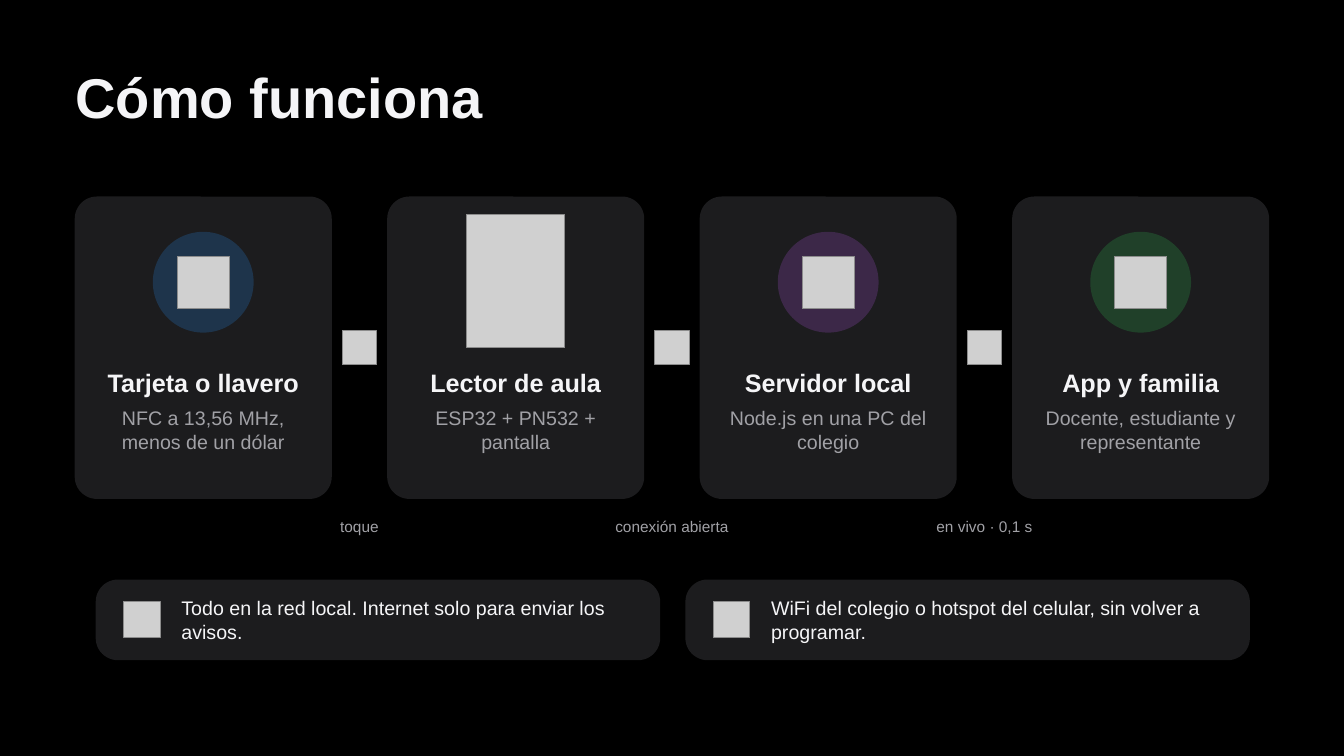
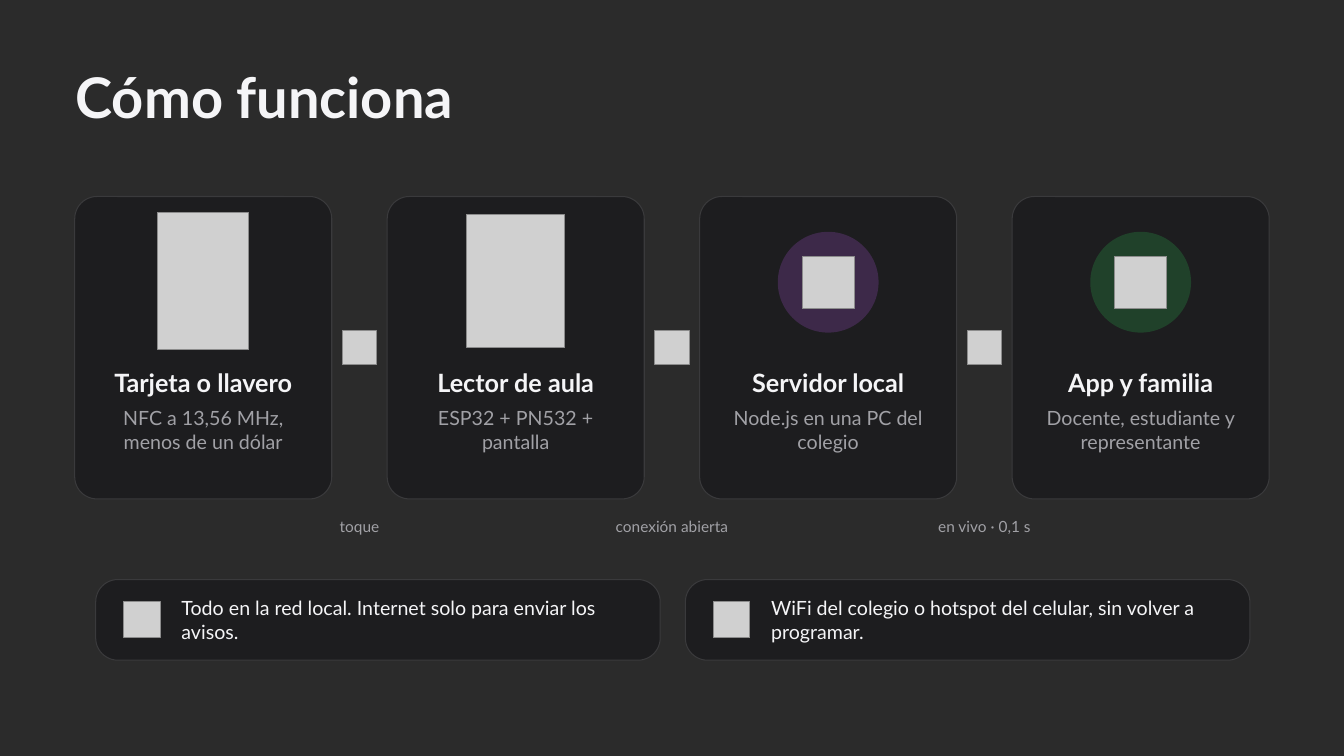
Before and after one commit to danielh121220-cmd/N.A.V.I., a slide deck: slide 4 of docs/NAVI_Presentacion_Killtronic.pptx. Drawn at 1344x756 pixels with LibreOffice and Linux fonts; fonts in the diff are those of the drawing; grey boxes stand for pictures; background and template pictures are left out; a plain dark background stands for a picture behind light text. Boxes give left, top, right and bottom in pixels: in the first picture for what was removed or moved away, otherwise in the second. Text is boxed around its words. In the diff, an @@ line names an element or a change of style, - is before the commit and + after.

Commit message:
README nuevo con imágenes, N.A.V.I = Near Agent Vital Intelligent, llaveros y soporte

```diff
--- a/docs/NAVI_Presentacion_Killtronic.pptx
+++ b/docs/NAVI_Presentacion_Killtronic.pptx
@@ background #000000 to picture (left out) @@
@@ fill #1C1C1E to #1C1C1E at 88% opacity; outline none to #3A3A3C 0.75 pt in 6 elements at [387,197,644,499], [700,197,957,499], [1012,197,1269,499], [96,580,660,660], [686,580,1250,660], [75,197,332,499] @@
@@ ellipse removed at [153,232,254,333] @@
@@ picture added at [157,213,249,350] @@
@@ picture removed at [177,256,230,309] @@
@@ font Arial to Lato in 14 elements at [76,76,453,119], [114,373,292,397], [123,411,283,449], [340,522,380,535], [437,373,594,392], [438,411,577,453], [616,520,728,532], [752,373,904,392], [734,410,923,453], [938,521,1031,534], [1068,373,1213,397], [1047,410,1235,453], [181,600,595,639], [771,600,1194,643] @@
```
Also in this commit, not shown: 10 other slides changed, 33 other files.
